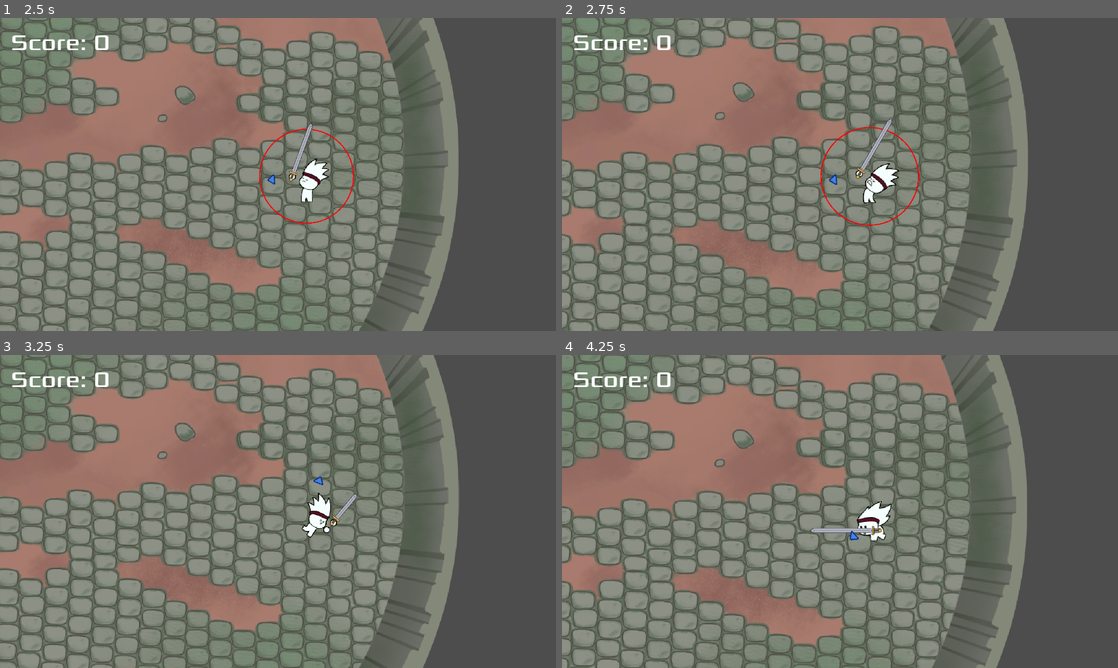
Above: before the commit, frames 1-4 (two rows, left to right).
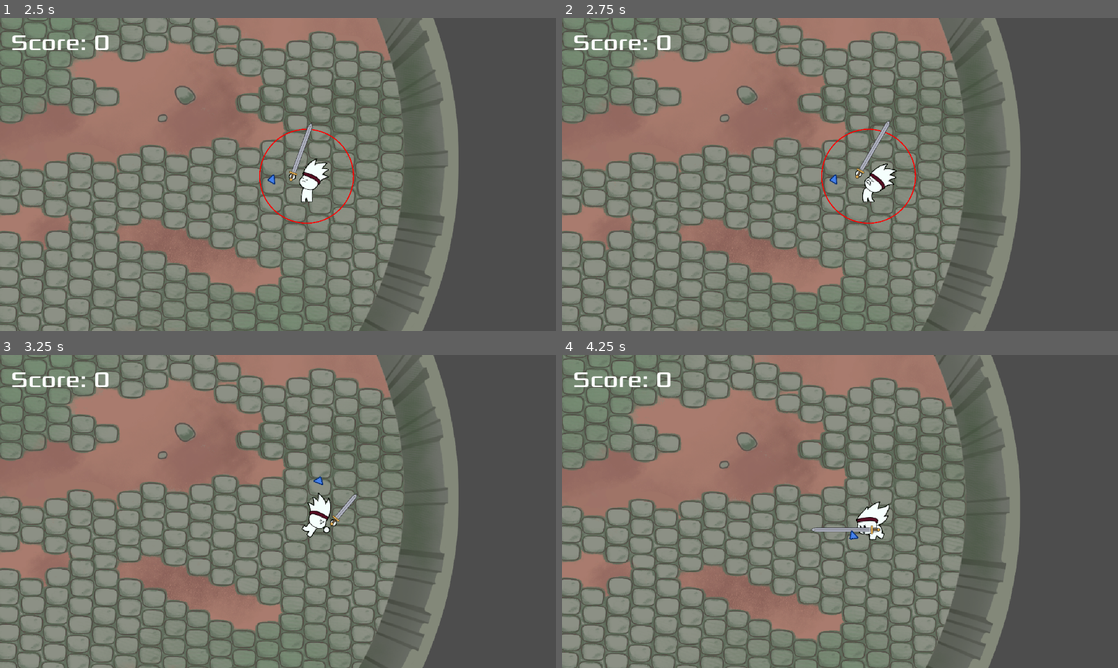
Above: after the commit, the same moments.

Repository: freddder/GMTK_Jam_2024
Game: Godot game, scene res://scenes/main_menu.tscn
Two runs of this game, one before a commit and one after it. Both use one fixed random seed, a clock stepped at 60 frames per second and the inputs below.
Inputs (mouse positions are in pixels of both pictures, inside the frame that each line leads up to):
- Up to frame 1 (2.5 s): click "Play" at 0.5 s; move the mouse to (400, 158) at 1.27 s; hold D (move_right) 1.28-2.03 s; hold Shift (dash) 1.28-2.03 s; move the mouse to (166, 190) at 2.02 s; hold S (move_down) from 2.03 s (still down); tap Space (heavy_attack) at 2.1 s
- Up to frame 2 (2.75 s): keep holding S (move_down)
- Up to frame 3 (3.25 s): move the mouse to (333, 442) at 2.77 s; release S (move_down) at 2.78 s; hold D (move_right) from 2.78 s (still down); click (333, 442) at 2.85 s
- Up to frame 4 (4.25 s): move the mouse to (812, 574) at 3.52 s; release D (move_right) at 3.53 s; hold W (move_up) from 3.53 s (still down); right-click (812, 574) at 3.6 s

Frame 1 is identical in both runs. In frame 2, 26% of the frame differs, in the area x 0-84%, y 0-100%; in frame 3, 0.7%; in frame 4, 25%.

Commit message:
make charging feel heavy, change easing on zooming out

Diff:
--- /dev/null
+++ b/content/shaders/speed.gdshader
@@ -0,0 +1,47 @@
+shader_type canvas_item;
+
+uniform sampler2D noise: repeat_enable;
+uniform vec4 line_color: source_color;
+uniform float line_count: hint_range(0.0, 2.0, 0.05) = 0.5;
+uniform float line_density: hint_range(0.0, 1.0) = 0.5;
+uniform float line_faloff: hint_range(0.0, 1.0) = 0.25;
+uniform float mask_size: hint_range(0.0, 1.0) = 0.1;
+uniform float mask_edge: hint_range(0.0, 1.0) = 0.5;
+uniform float animation_speed: hint_range(1.0, 20.0) = 0.5;
+
+float inv_lerp(float from, float to, float value)
+{
+  	return (value - from) / (to - from);
+}
+
+vec2 polar_coordinates(vec2 uv, vec2 center, float zoom, float repeat)
+{
+	vec2 dir = uv - center;
+	float radius = length(dir) * 2.0;
+	float angle = atan(dir.y, dir.x) * 1.0/(PI * 2.0);
+	return mod(vec2(radius * zoom, angle * repeat), 1.0);
+}
+
+vec2 rotate_uv(vec2 uv, vec2 pivot, float rotation) {
+    float cosa = cos(rotation);
+    float sina = sin(rotation);
+    uv -= pivot;
+    return vec2(
+        cosa * uv.x - sina * uv.y,
+        cosa * uv.y + sina * uv.x
+    ) + pivot;
+}
+
+void fragment() {
+	vec2 polar_uv = polar_coordinates(rotate_uv(UV, vec2(0.5), floor(fract(TIME) * animation_speed) ) , vec2(0.5), 0.01, line_count);
+	vec3 lines = texture(noise, polar_uv).rgb;
+
+	float mask_value = length(UV - vec2(0.5));
+	float mask = inv_lerp(mask_size, mask_edge, mask_value);
+	float result = 1.0 - (mask * line_density);
+
+	result = smoothstep(result, result + line_faloff, lines.r);
+
+	COLOR.rgb = vec3(line_color.rgb);
+	COLOR.a = min(line_color.a, result);
+}
--- a/scenes/game_hud.tscn
+++ b/scenes/game_hud.tscn
@@ -1,10 +1,28 @@
-[gd_scene load_steps=6 format=3 uid="uid://be2uc3fhga108"]
+[gd_scene load_steps=10 format=3 uid="uid://be2uc3fhga108"]
 
 [ext_resource type="Script" path="res://scripts/game_hud.gd" id="1_5bthv"]
 [ext_resource type="Theme" uid="uid://bkbdw0jadsuqp" path="res://content/ui/default_theme.tres" id="2_w200a"]
 [ext_resource type="PackedScene" uid="uid://kvuk00qldxat" path="res://scenes/game_over_menu.tscn" id="2_ysbhh"]
 [ext_resource type="PackedScene" uid="uid://bed63462bdd1j" path="res://scenes/game_victory_menu.tscn" id="3_ihwa7"]
 [ext_resource type="PackedScene" uid="uid://brvq3ts54m1ep" path="res://scenes/pause_menu.tscn" id="4_jmil8"]
+[ext_resource type="Shader" path="res://content/shaders/speed.gdshader" id="6_c6p5p"]
+
+[sub_resource type="FastNoiseLite" id="FastNoiseLite_xw48y"]
+frequency = 0.0988
+
+[sub_resource type="NoiseTexture2D" id="NoiseTexture2D_htk0c"]
+noise = SubResource("FastNoiseLite_xw48y")
+
+[sub_resource type="ShaderMaterial" id="ShaderMaterial_in1ai"]
+shader = ExtResource("6_c6p5p")
+shader_parameter/line_color = Color(1, 1, 1, 1)
+shader_parameter/line_count = 2.0
+shader_parameter/line_density = 0.0
+shader_parameter/line_faloff = 1.0
+shader_parameter/mask_size = 0.352
+shader_parameter/mask_edge = 0.411
+shader_parameter/animation_speed = 20.0
+shader_parameter/noise = SubResource("NoiseTexture2D_htk0c")
 
 [node name="GameHUD" type="CanvasLayer"]
 script = ExtResource("1_5bthv")
@@ -22,3 +40,11 @@
 [node name="GameVictoryMenu" parent="." instance=ExtResource("3_ihwa7")]
 
 [node name="PauseMenu" parent="." instance=ExtResource("4_jmil8")]
+
+[node name="ChargeEffect" type="ColorRect" parent="."]
+material = SubResource("ShaderMaterial_in1ai")
+anchors_preset = 15
+anchor_right = 1.0
+anchor_bottom = 1.0
+grow_horizontal = 2
+grow_vertical = 2
--- a/scenes/player.tscn
+++ b/scenes/player.tscn
@@ -680,12 +680,15 @@
 [sub_resource type="RectangleShape2D" id="RectangleShape2D_bq6x7"]
 size = Vector2(35, 59)
 
+[sub_resource type="ShaderMaterial" id="ShaderMaterial_61set"]
+
 [node name="Player" type="Area2D" groups=["player"]]
 z_index = 10
 position = Vector2(129, 11)
 collision_layer = 2
 collision_mask = 15
 script = ExtResource("1_r52mo")
+shake_scale_rate = 90.0
 metadata/_edit_group_ = true
 
 [node name="AnimatedSprite2D" type="AnimatedSprite2D" parent="."]
@@ -708,6 +711,7 @@
 shape = SubResource("RectangleShape2D_bq6x7")
 
 [node name="Camera2D" type="Camera2D" parent="."]
+material = SubResource("ShaderMaterial_61set")
 
 [node name="MouseDirectionSprite" type="Sprite2D" parent="."]
 texture = ExtResource("3_ja3ln")
--- a/scripts/player.gd
+++ b/scripts/player.gd
@@ -54,6 +54,12 @@
 @export var dash_motion_trail_copy_lifespan: float = 0.2
 @export var dash_motion_trail_creation_cooldown: float = 0.02
 
+@export_category("Camera Shake")
+@export var shake_scale_rate: float = 2000.0
+
+@onready var noise_rand := RandomNumberGenerator.new()
+@onready var game_hud := get_parent().find_child("GameHUD") as GameHUD
+
 var mouse_direction_angle_rad: float = 0.0
 var attack_charge_start_time: float = 0.0
 var charging_attack_type := AttackType.Invalid
@@ -81,6 +87,11 @@
 var is_dashing := false
 var dash_direction := Vector2.ZERO
 
+var shake_strength: float = 0.0
+
+var interpolated_power: float = 1.0
+var power_interpolation_speed: float = 2.0
+
 
 func _ready() -> void:
 	var zoom: float = default_camera_zoom.x * (get_viewport_rect().size.x / 1280)
@@ -88,6 +99,8 @@
 
 	set_camera_zoom(default_camera_zoom, 0.0)
 	clear_attack_data()
+
+	noise_rand.randomize()
 
 
 func handle_regular_movement(delta: float) -> void:
@@ -302,9 +315,21 @@
 
 	if is_charging_attack():
 		var zoom_power := get_charge_power() - 1.0
-		var additional_zoom := zoom_power * 0.2
+		var additional_zoom := log(zoom_power * 0.2 + 1.0) / log(5.0)
 		var camera_zoom := default_camera_zoom - Vector2(additional_zoom, additional_zoom)
 		set_camera_zoom(camera_zoom, 0.0)
+
+
+func handle_interpolated_charging(delta: float) -> void:
+	var diff := get_charge_power() - interpolated_power
+	interpolated_power += diff * delta * power_interpolation_speed
+
+
+func handle_charging_visual_effects() -> void:
+	var charge_effect: ColorRect = game_hud.find_child("ChargeEffect")
+	var shader: ShaderMaterial = charge_effect.material
+	var normalized_power := clampf(log(interpolated_power) * 0.7, 0.0, 1.0)
+	shader.set_shader_parameter("line_density", lerp(0.0, 0.36, normalized_power))
 
 
 func handle_charging_sound() -> void:
@@ -315,7 +340,14 @@
 		$ChargeSFX.pitch_scale = get_charge_power() / 2.0
 
 
-func handle_camera_view() -> void:
+func get_random_offset() -> Vector2:
+	return Vector2(
+		noise_rand.randf_range(-shake_strength, shake_strength),
+		noise_rand.randf_range(-shake_strength, shake_strength)
+	)
+
+
+func handle_camera_view(delta: float) -> void:
 	# Arena is at 0,0, so getting the player position length is effectively getting how far they
 	# went off arena center; same thing applies to direction
 	var distance_from_center := global_position.length()
@@ -325,6 +357,10 @@
 	var target_point := minf(max_distance_from_centre, distance_from_center) * direction
 	$Camera2D.offset = target_point - $Camera2D.global_position
 
+	shake_strength = lerpf(0.0, interpolated_power, shake_scale_rate * delta)
+	if is_attack_animation_ongoing and interpolated_power > 1.0:
+		$Camera2D.offset += get_random_offset()
+
 
 func handle_sprite_opacity() -> void:
 	# Changing "modulate.a" doesn't change the sprite opacity due to shader; this is a quick workaround
@@ -336,9 +372,11 @@
 	if is_alive():
 		handle_mouse_direction()
 		handle_attack_zone()
+		handle_interpolated_charging(delta)
+		handle_charging_visual_effects()
 		handle_charging_sound()
 		handle_animation_side()
-		handle_camera_view()
+		handle_camera_view(delta)
 	handle_sprite_opacity()
 
 
@@ -578,7 +616,7 @@
 	if charge_time > charge_delay:
 		charge_power *= pow(get_charging_time_seconds() * charge_speed, charge_exp)
 
-	return charge_power
+	return maxf(1.0, charge_power)
 
 
 func get_charging_time_seconds() -> float:
Not shown: 1 places in scenes/player.tscn that only renumber resources
